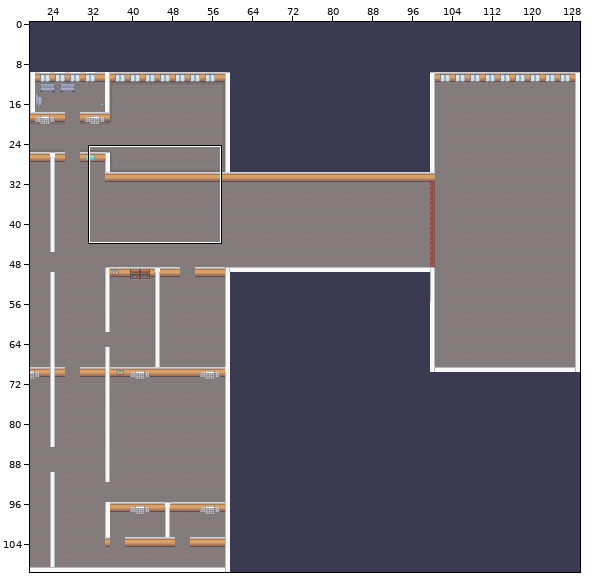
A Tiled map (JSON) gets an edit: public/assets/map/world.json. The picture above shows the old version from afar; the outline marks the close-up.
Close-up. The starting point:
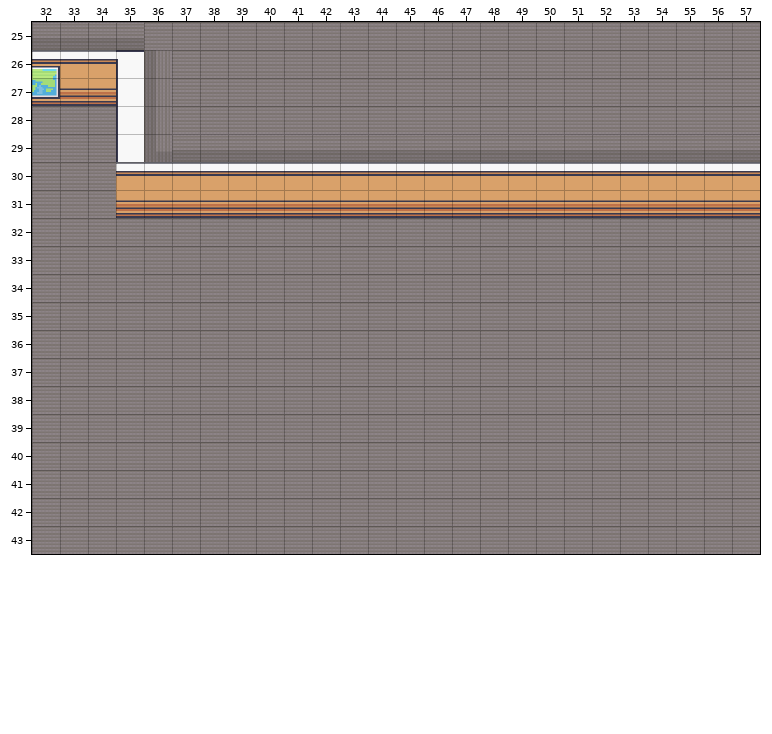
Cells are 32x32 px. Shown: x 32..57, y 25..43. The commit also changed other parts of the map, which this record leaves out.
And afterwards:
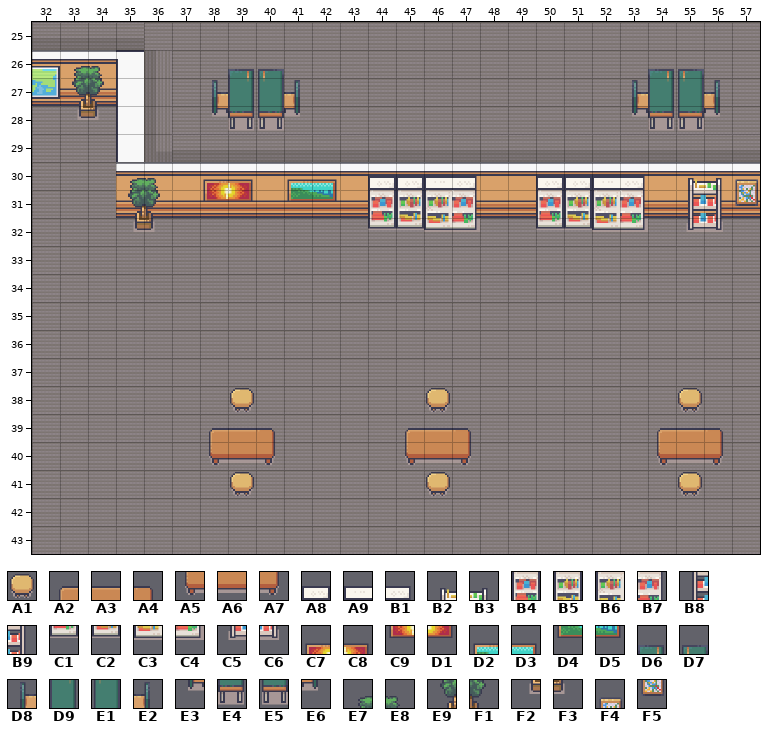
Key: from "Interiors_free_32x32": A1 214, A2 215, A3 216, A4 217, A5 231, A6 232, A7 233, A8 290, A9 292, B1 293, B2 294, B3 295, B4 306, B5 307, B6 308, B7 309, B8 310, B9 311, C1 322, C2 323, C3 324, C4 325, C5 326, C6 327, C7 328, C8 329, C9 344, D1 345, D2 360, D3 361, D4 376, D5 377, D6 568, D7 571, D8 583, D9 584, E1 587, E2 588, E3 599, E4 600, E5 603, E6 604, E7 714, E8 715, E9 730, F1 731, F2 746, F3 747, F4 1122, F5 1138.
__ is an empty cell.
Difference:
{"where": "layer \"decorations\""}
{"y":26,"x":33,"old":"__ __","new":"E7 E8"}
{"y":26,"x":39,"old":"__ __","new":"D6 D7"}
{"y":26,"x":54,"old":"__ __","new":"D6 D7"}
{"y":27,"x":33,"old":"__ __","new":"E9 F1"}
{"y":27,"x":38,"old":"__ __ __ __","new":"D8 D9 E1 E2"}
{"y":27,"x":53,"old":"__ __ __ __","new":"D8 D9 E1 E2"}
{"y":28,"x":33,"old":"__ __","new":"F2 F3"}
{"y":28,"x":38,"old":"__ __ __ __","new":"E3 E4 E5 E6"}
{"y":28,"x":53,"old":"__ __ __ __","new":"E3 E4 E5 E6"}
{"y":30,"x":35,"old":"__ __","new":"E7 E8"}
{"y":30,"x":38,"old":"__ __","new":"C7 C8"}
{"y":30,"x":41,"old":"__ __","new":"D2 D3"}
{"y":30,"x":44,"old":"__ __ __ __","new":"A8 A8 A9 B1"}
{"y":30,"x":50,"old":"__ __ __ __","new":"A8 A8 A9 B1"}
{"y":30,"x":55,"old":"__ __ __","new":"B2 B3 F4"}
{"y":31,"x":35,"old":"__ __","new":"E9 F1"}
{"y":31,"x":38,"old":"__ __","new":"C9 D1"}
{"y":31,"x":41,"old":"__ __","new":"D4 D5"}
{"y":31,"x":44,"old":"__ __ __ __","new":"B4 B5 B6 B7"}
{"y":31,"x":50,"old":"__ __ __ __","new":"B4 B5 B6 B7"}
{"y":31,"x":55,"old":"__ __ __","new":"B8 B9 F5"}
{"y":32,"x":35,"old":"__ __","new":"F2 F3"}
{"y":32,"x":44,"old":"__ __ __ __","new":"C1 C2 C3 C4"}
{"y":32,"x":50,"old":"__ __ __ __","new":"C1 C2 C3 C4"}
{"y":32,"x":55,"old":"__ __","new":"C5 C6"}
{"y":38,"x":39,"old":"__","new":"A1"}
{"y":38,"x":46,"old":"__","new":"A1"}
{"y":38,"x":55,"old":"__","new":"A1"}
{"y":39,"x":38,"old":"__ __ __","new":"A2 A3 A4"}
{"y":39,"x":45,"old":"__ __ __","new":"A2 A3 A4"}
{"y":39,"x":54,"old":"__ __ __","new":"A2 A3 A4"}
{"y":40,"x":38,"old":"__ __ __","new":"A5 A6 A7"}
{"y":40,"x":45,"old":"__ __ __","new":"A5 A6 A7"}
{"y":40,"x":54,"old":"__ __ __","new":"A5 A6 A7"}
{"y":41,"x":39,"old":"__","new":"A1"}
{"y":41,"x":46,"old":"__","new":"A1"}
{"y":41,"x":55,"old":"__","new":"A1"}
